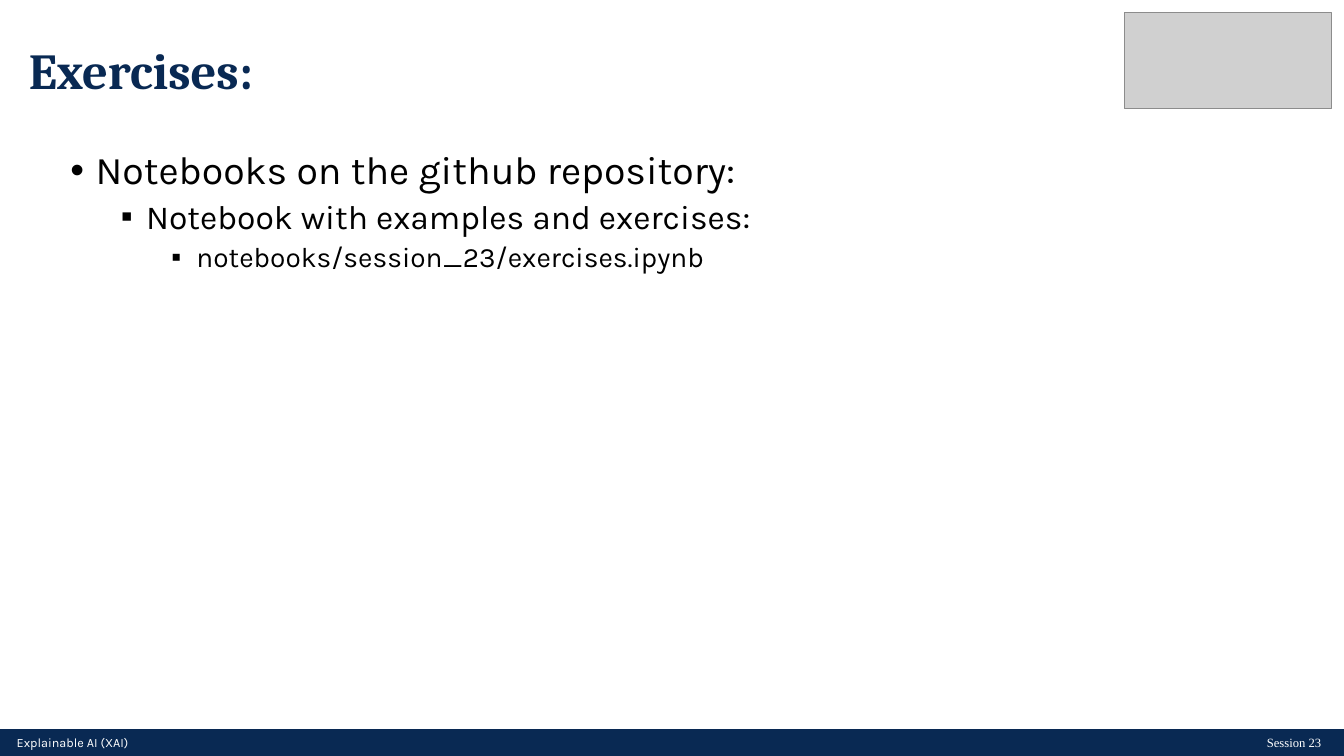
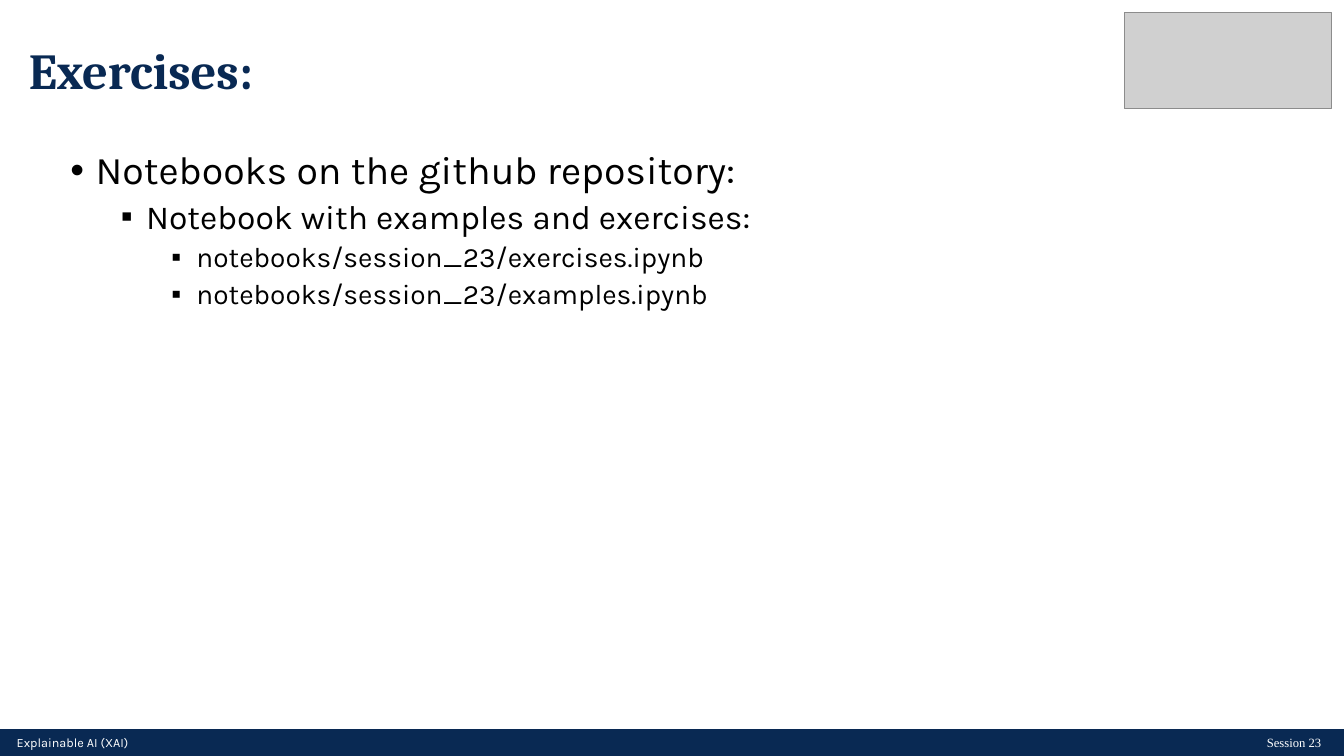
Before and after one commit to makee5/ML_ADS, a slide deck: slide 4 of materials/session_23/PL/ML-Session23-PL.pptx. Drawn at 1344x756 pixels with LibreOffice and Linux fonts; fonts in the diff are those of the drawing; grey boxes stand for pictures. Boxes give left, top, right and bottom in pixels: in the first picture for what was removed or moved away, otherwise in the second. Text is boxed around its words. In the diff, an @@ line names an element or a change of style, - is before the commit and + after.

Commit message:
[FIX] slides typo

```diff
--- a/materials/session_23/PL/ML-Session23-PL.pptx
+++ b/materials/session_23/PL/ML-Session23-PL.pptx
@@ text at [196,283,707,311]: paragraph added @@
+    ▪ notebooks/session_23/examples.ipynb
```
Also in this commit, not shown: 1 other file.
